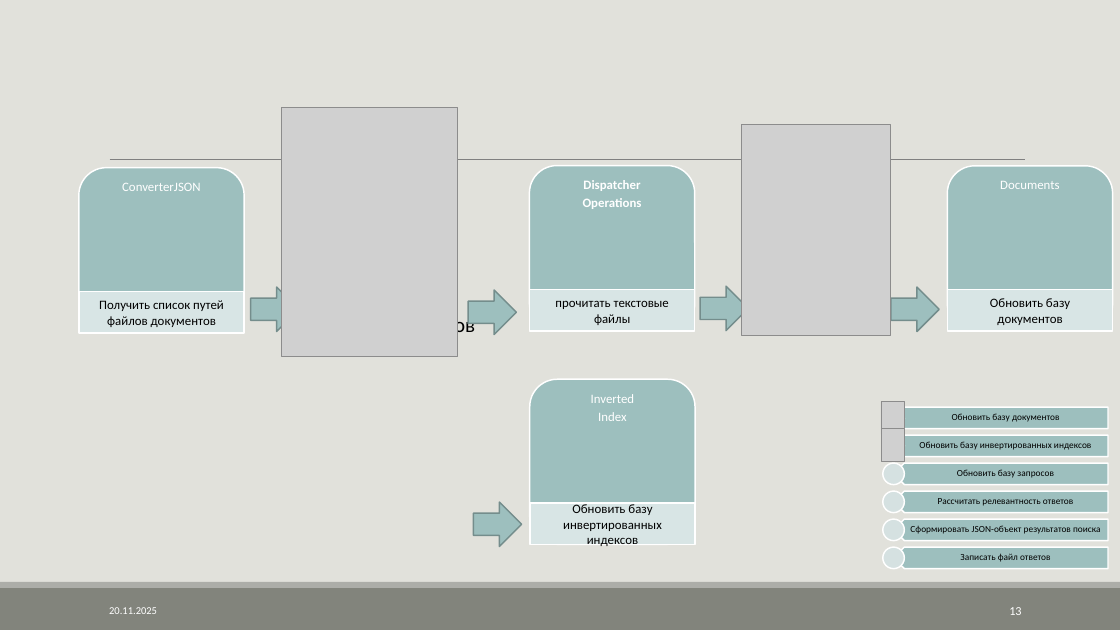
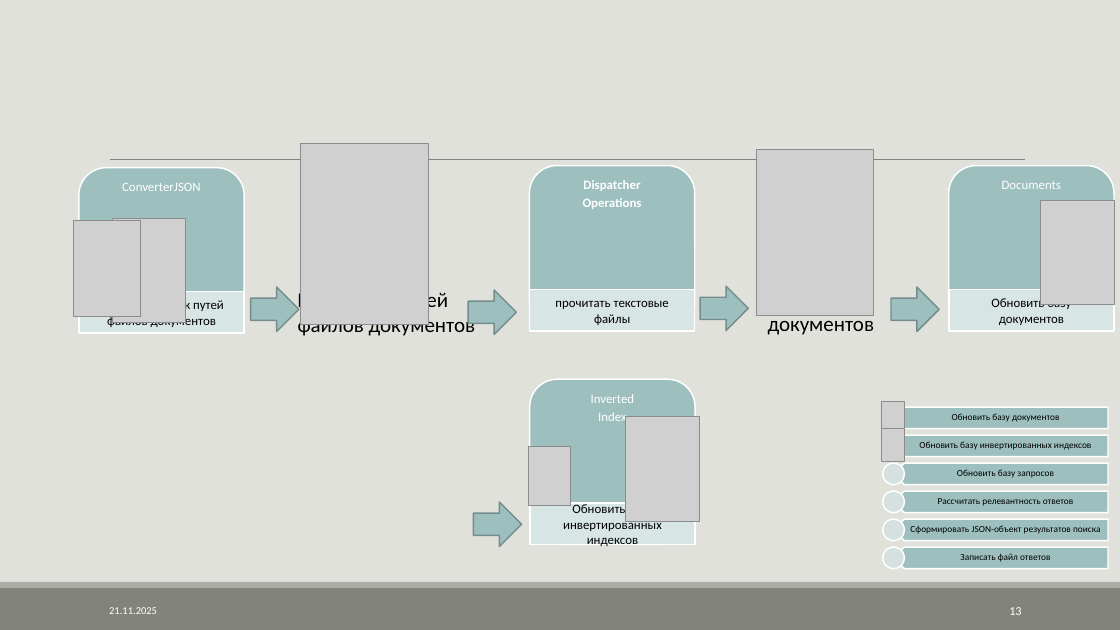
Before and after one commit to AVKazmirchuk/SearchEngine, a slide deck: slide 13 of presentation/защита.pptx. Drawn at 1120x630 pixels with LibreOffice and Linux fonts; fonts in the diff are those of the drawing; grey boxes stand for pictures. Boxes give left, top, right and bottom in pixels: in the first picture for what was removed or moved away, otherwise in the second. Text is boxed around its words. In the diff, an @@ line names an element or a change of style, - is before the commit and + after.

```diff
--- a/presentation/защита.pptx
+++ b/presentation/защита.pptx
@@ picture: place and size @@
-picture at bbox=[281, 107, 458, 356]
+picture at bbox=[301, 144, 429, 325]
@@ picture: place and size @@
-picture at bbox=[742, 124, 891, 335]
+picture at bbox=[756, 150, 873, 315]
@@ picture added at bbox=[1041, 201, 1115, 305] @@
@@ picture added at bbox=[74, 221, 141, 316] @@
@@ picture added at bbox=[113, 218, 186, 322] @@
@@ picture added at bbox=[626, 417, 700, 522] @@
@@ picture added at bbox=[528, 447, 570, 506] @@
@@ text at bbox=[109, 607, 157, 614]: text changed @@
-20.11.2025
+21.11.2025
```
Also in this commit, not shown: 20 other slides changed, 15 other files.
